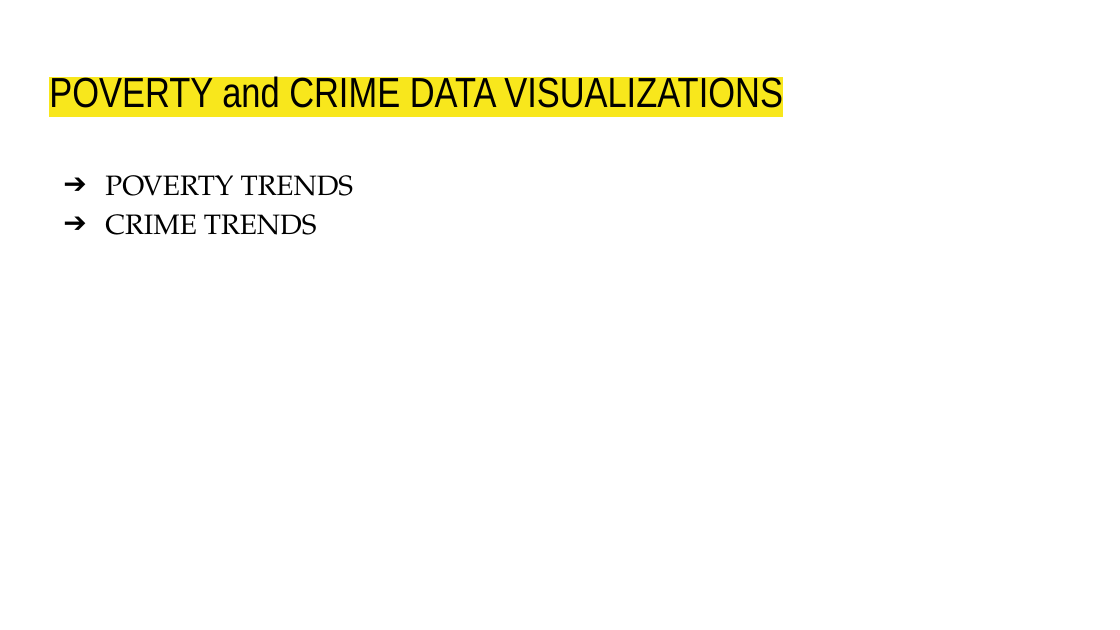
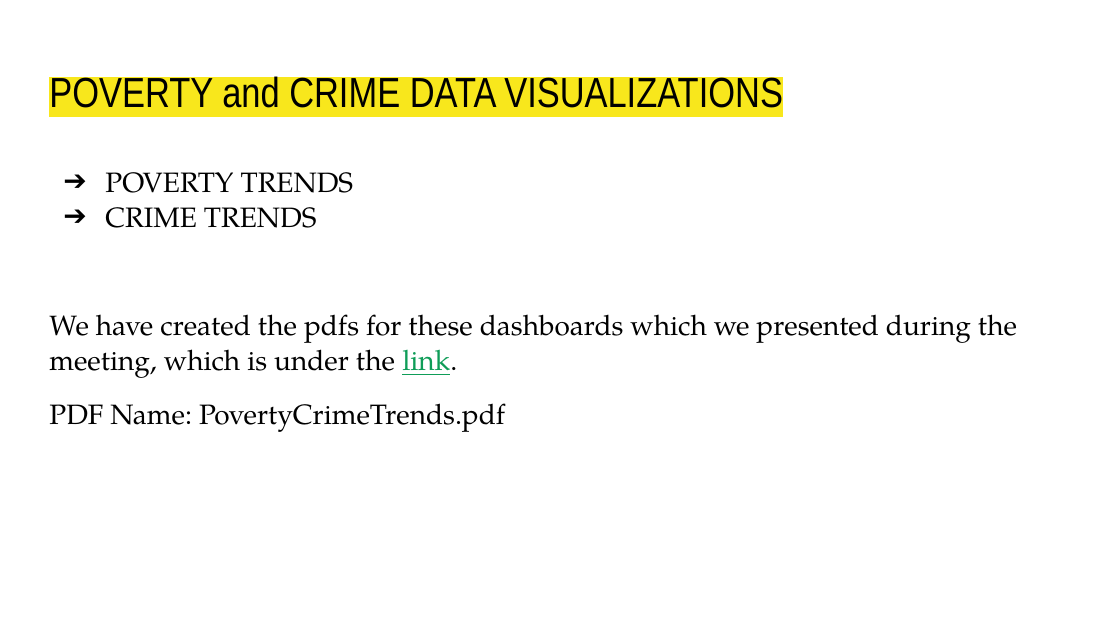
Before and after one commit to BU-Spark/ds-dc-councilor-allen-southwest, a slide deck: slide 6 of spring23-team-1/deliverables/Deliverable 2.pptx (slide 7 before the commit). Drawn at 1120x630 pixels with LibreOffice and Linux fonts; fonts in the diff are those of the drawing. Boxes give left, top, right and bottom in pixels: in the first picture for what was removed or moved away, otherwise in the second. Text is boxed around its words. In the diff, an @@ line names an element or a change of style, - is before the commit and + after.

Commit message:
Final pdfs and final ppts

```diff
--- a/spring23-team-1/deliverables/Deliverable 2.pptx
+++ b/spring23-team-1/deliverables/Deliverable 2.pptx
@@ text at box(105, 172, 354, 228): line spacing 1.15 to 1.05 @@
@@ text at box(49, 314, 1017, 432): paragraphs added @@
+We have created the pdfs for these dashboards which we presented during the meeting, which is under the link.
+PDF Name: PovertyCrimeTrends.pdf
```
Also in this commit, not shown: 3 other slides changed, 7 other files.
